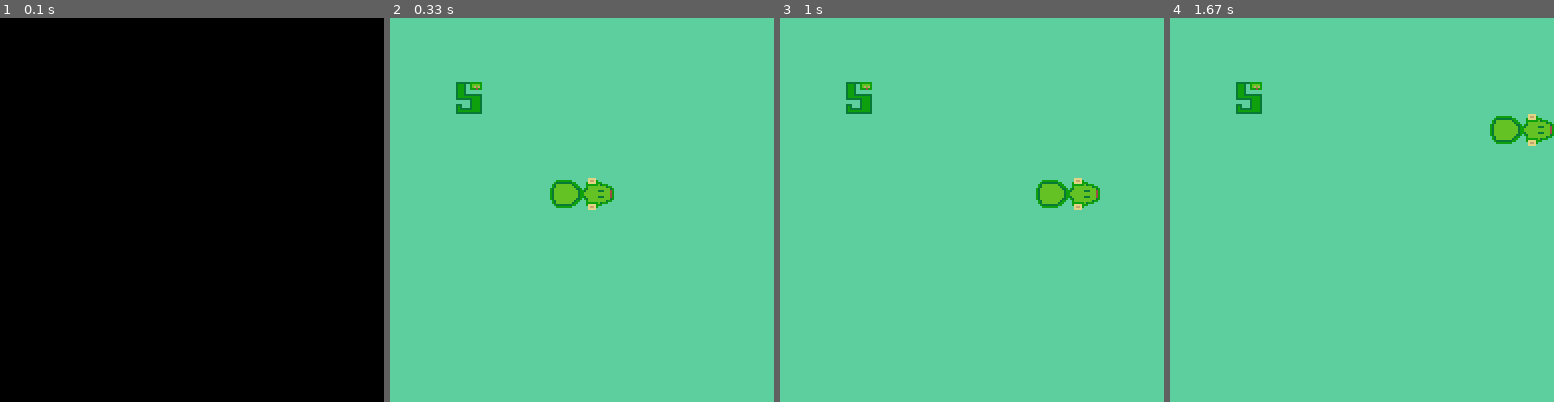
Above: before the commit, frames 1-4 (left to right).
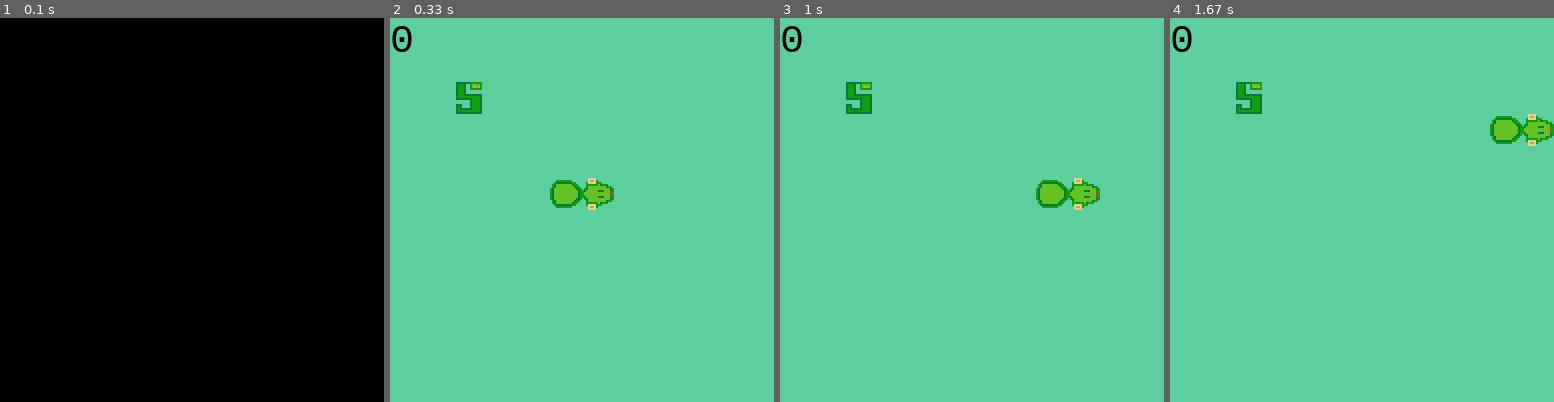
Above: after the commit, the same moments.

Repository: krzysztofzielinski94/pygame-snake-python
Game: pygame game, started from SnakeGame.py
The game is run twice, just before and just after one commit, with the same random seed, the same clock (stepped at 60 frames per second) and the same inputs.
Inputs:
- Up to frame 1 (0.1 s): no input
- Up to frame 2 (0.33 s): no input
- Up to frame 3 (1 s): hold W from 0.83 s (still down)
- Up to frame 4 (1.67 s): release W at 1.3 s; hold D from 1.33 s (still down)

Frame 1 is identical in both runs. In frame 2, 0.2% of the frame differs, in the area x 0-6%, y 2-9%; in frame 3, 0.2%; in frame 4, 0.2%.

Commit message:
bug fixing

Diff:
--- a/GameBoard.py
+++ b/GameBoard.py
@@ -11,6 +11,7 @@
         self.snake = Snake(5,5)
         self.food = Food(2, 2)
         self.show_game_board()
+        self.game_over = False
 
     def create_game_board(self):
         for _ in range(self.size):
@@ -31,13 +32,19 @@
             print ('')
 
     def update_game_board(self, direction):
-        self.snake.update_position(direction, self.size)
+        #print (self.game_over)
+        self.game_over = self.snake.update_position(direction, self.size)
+
         if self.food.x == self.snake.x and self.food.y == self.snake.y:
             self.snake.update_length()
-            # create new food
-            self.food = Food(randint(0, self.size), randint(0, self.size))
-
-        self.show_game_board()
+            f_x = randint(0, self.size)
+            f_y = randint(0, self.size)
+            while [f_x, f_y] in self.snake.body:
+                f_x = randint(0, self.size-2)
+                f_y = randint(0, self.size-2)
+                print (f_x, f_y)
+            print (f_x, f_y)
+            self.food = Food(f_x, f_y)
 
     def get_board_cell(self, i, j):
         if [i, j] in self.snake.body:
--- a/Snake.py
+++ b/Snake.py
@@ -17,7 +17,11 @@
         del self.body[0]
         self.x = (self.directions[direction][0] + self.x) % size
         self.y = (self.directions[direction][1] + self.y) % size
+        if [self.x, self.y] in self.body:
+            self.body.append([self.x, self.y])
+            return True
         self.body.append([self.x, self.y])
+        return False
 
     def update_length(self):
         self.lenght += 1
--- a/SnakeGame.py
+++ b/SnakeGame.py
@@ -4,7 +4,6 @@
 class SnakeGame:
     def __init__(self):
         self.board = GameBoard()
-
 
     def start_game(self):
         pass
@@ -56,9 +55,11 @@
 
 # colors
 BLACK = (0, 0, 0)
+WHITE = (255, 255, 255)
 RED = (255, 0, 0)
 DARK_GREEN = (93, 206, 157)
 
+font = pygame.font.SysFont("monospace", 40)
 SCREEN_SIZE = (SCREEN_WIDTH, SCREEN_HEIGHT)
 SQUARE_SIZE = 32
 screen = pygame.display.set_mode(SCREEN_SIZE)
@@ -79,8 +80,17 @@
             elif cell_value == 'F':
                 draw_food('food', r*SQUARE_SIZE, c*SQUARE_SIZE)
 
+    label = font.render(str(game.get_board().snake.lenght-2), 1, BLACK)
+    screen.blit(label, (0, 0))
+    pygame.display.update()
 
-
+def draw_game_over():
+    end_game_text = 'GAME OVER'
+    label = font.render(end_game_text, 1, WHITE)
+    screen.blit(label, (0, 0))
+    end_game_text = 'POINTS: ' + str(game.get_board().snake.lenght-2)
+    label = font.render(end_game_text, 1, WHITE)
+    screen.blit(label, (0, 50))
     pygame.display.update()
 
 running = True
@@ -94,10 +104,11 @@
     delta += clock.tick()/1000.0
     while delta > 1/max_tps:
         delta -= 1/max_tps
-        game.update_game(snake_direction)
-        print (' ')
-        draw_board(snake_direction)
-
+        if game.get_board().game_over == True:
+            draw_game_over()
+        else:
+            game.update_game(snake_direction)
+            draw_board(snake_direction)
 
     for event in pygame.event.get():
         if event.type == pygame.QUIT:
Not shown, changed: README.md
